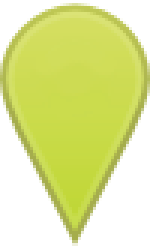
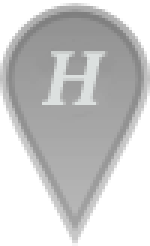
Two versions of the same layered image (150x246). Layer-by-layer changes:
showed "historic feature icon" over left=42, top=51, right=108, bottom=105
showed "gray", painted on it over left=0, top=3, right=150, bottom=246
hid "yellow" over left=0, top=3, right=150, bottom=246
